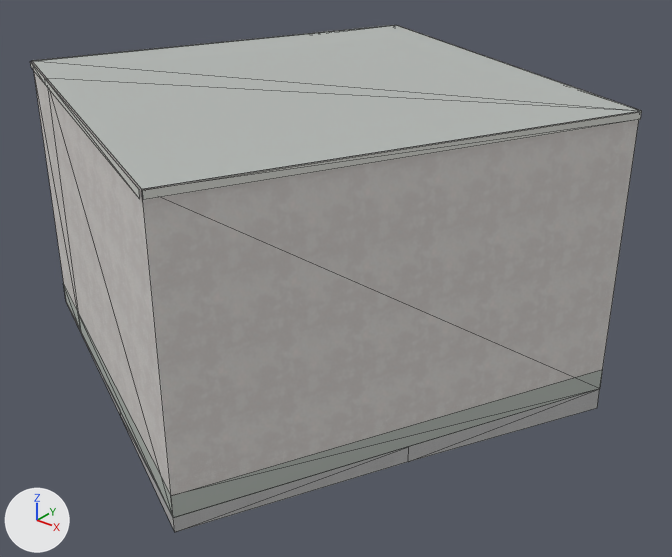
What one commit did to the Blender file assets/blender/buildings/osm-way-672784913.blend.
Camera for both pictures: a 50 mm camera at (9.18, -10.73, 8.02) aimed at (0.58, 0.01, 1.36). Arrows for +X, +Y and +Z are at lower left; the lights stay in place. The first picture is the older version. Mesh edges are drawn as thin lines.

The first picture shows 'building foundation 672784913', 'reality 672784913 near reality aged pale plaster', 'reality 672784913 near reality concrete plinth', 'reality 672784913 near reality flat weathered roof', 'reality 672784913 near reality pale aluminum sill'.
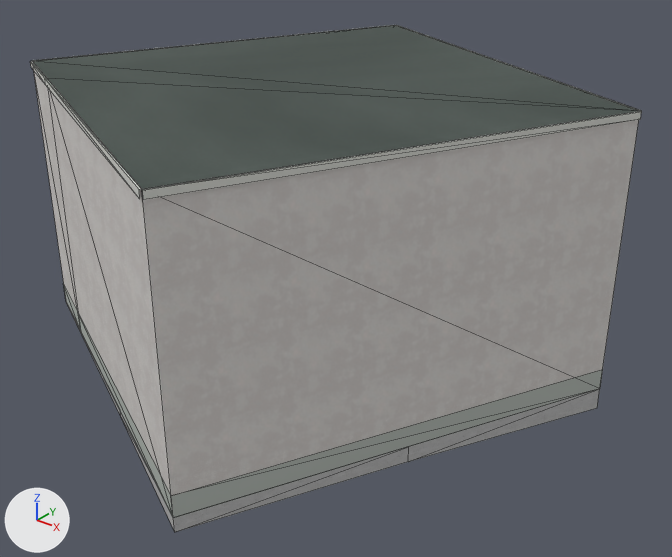
What differs and where, as boxes [x1, y1, x2, y2] in the pictures (672 x 557 px):
'reality 672784913 near reality flat weathered roof', surface changed (darker)
    both: [33, 25, 639, 189]
part 1 of me_reality_672784913_near_reality_pale_aluminum_sill, built on
    both: [30, 25, 642, 195]

The change, as a list of edits to the scene's bpy script:
```text
Add img_roof_normal_png:
    img_roof_normal_png = load_image('roof-normal.png', '../../../public/models/architecture/textures/roof-normal.png', 256, 256, 'Non-Color')
Add img_roof_color_png:
    img_roof_color_png = load_image('roof-color.png', '../../../public/models/architecture/textures/roof-color.png', 256, 256, 'sRGB')
Change mat_reality_flat_weathered_roof:
    remove # nodes: BsdfPrincipled, OutputMaterial
    remove # colours: grey #b3b7b4
    nodes: BsdfPrincipled, MixRGB, NormalMap, OutputMaterial, TexImage x2
    colours: white #ffffff
    uses the picture img_roof_color_png
    uses the picture img_roof_normal_png
Change me_reality_672784913_near_reality_pale_aluminum_sill:
    used by ob_reality_672784913_near_reality_pale_aluminum_sill; parent = ob_osm_way_672784913; location = (0.0, 0.0, 0.0)
    remove me_reality_672784913_near_reality_pale_aluminum_sill.from_pydata(...)  # 20 vertices, 10 faces; spans x -4.57..4.62, y -4.66..4.66, z 4.39..4.5
    add me_reality_672784913_near_reality_pale_aluminum_sill.from_pydata(...)  # 40 vertices, 20 faces; spans x -4.57..4.62, y -4.66..4.66, z 4.39..4.5
    me_reality_672784913_near_reality_pale_aluminum_sill part 1
    10 faces are deleted
    11 vertices are added at x -4.55..4.59, y -4.64..4.64, z 4.5
    9 new vertices lie (0.0, 0.0, 0.11) away from vertices in x -4.57..4.62, y -4.66..4.66, z 4.39
    20 new faces join them
```
